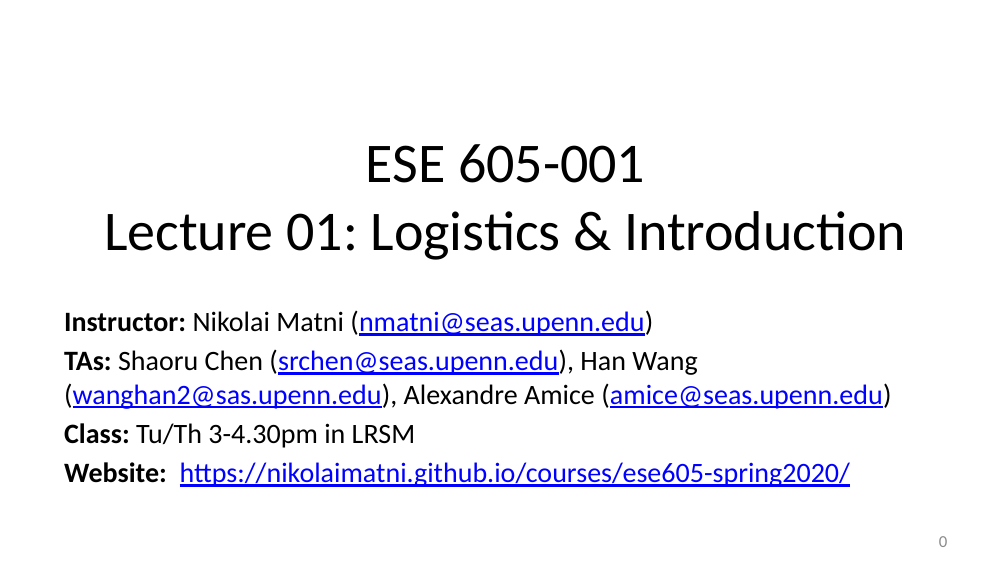
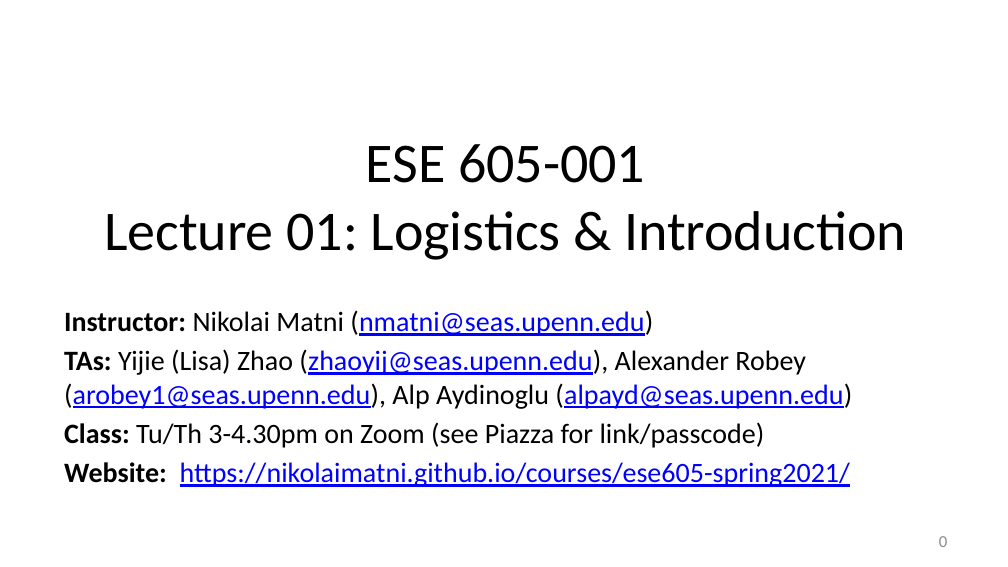
Before and after one commit to nikolaimatni/nikolaimatni.github.io, a slide deck: slide 1 of courses/ese605-spring2021/lecture-slides/logistics.pptx. Drawn at 1008x567 pixels with LibreOffice and Linux fonts; fonts in the diff are those of the drawing. Boxes give left, top, right and bottom in pixels: in the first picture for what was removed or moved away, otherwise in the second. Text is boxed around its words. In the diff, an @@ line names an element or a change of style, - is before the commit and + after.

Commit message:
update logistics

```diff
--- a/courses/ese605-spring2021/lecture-slides/logistics.pptx
+++ b/courses/ese605-spring2021/lecture-slides/logistics.pptx
@@ subtitle at box(64, 349, 852, 487): text changed @@
-TAs: Shaoru Chen (srchen@seas.upenn.edu), Han Wang (wanghan2@sas.upenn.edu), Alexandre Amice (amice@seas.upenn.edu)
-Class: Tu/Th 3-4.30pm in LRSM
-Website: https://nikolaimatni.github.io/courses/ese605-spring2020/
+TAs: Yijie (Lisa) Zhao (zhaoyij@seas.upenn.edu), Alexander Robey (arobey1@seas.upenn.edu), Alp Aydinoglu (alpayd@seas.upenn.edu)
+Class: Tu/Th 3-4.30pm on Zoom (see Piazza for link/passcode)
+Website: https://nikolaimatni.github.io/courses/ese605-spring2021/
```
Also in this commit, not shown: 3 other slides changed, 1 other file.
